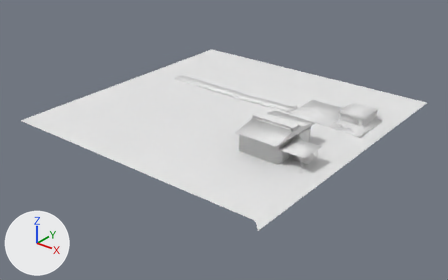
One commit to the Blender file models/blender/surface_with_r_city.blend: the scene before it, then after it.
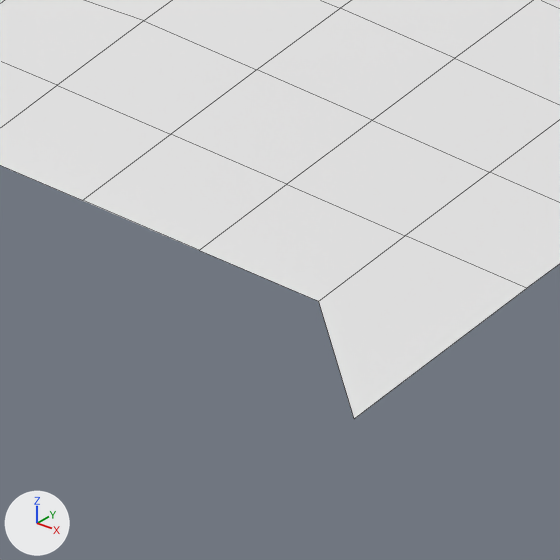
There are two pictures of each version: one whole from a camera (50 mm lens) standing at (9.73, -12.46, 6.77) and looking at (0.21, -0.56, -0.6), one close up on the part from 51% to 62% of the width and 70% to 87% of the height. The lights are fixed; the arrows at lower left show +X, +Y and +Z. The close-ups show mesh edges as thin lines.
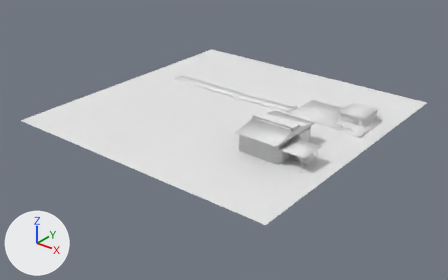
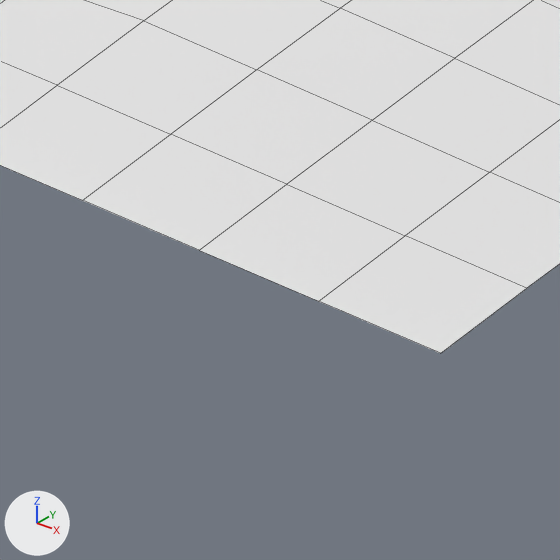
Location of each change, (x1, y1, x2, y2) in pixels of the close-ups (560 x 560 px; the box of a moved part takes in the faces that stretch with it):
'Plane', reshaped
    before: (0, 0, 560, 419)
    after: (0, 0, 560, 353)
part 1 of me_plane, moved or reshaped
    before: (319, 236, 527, 419)
    after: (319, 236, 527, 353)

Edits to the bpy script that builds the scene:
```text
Change me_plane:
    where me_plane.from_pydata(...)  # 1877 vertices, 1707 faces; spans x -4.0..4.0, y -4.25..4.0, z -0.08..0.81
    used by ob_plane; location = (0.0, 0.0, 0.0)
    me_plane part 1
    me_plane.vertices[75].co: (4.0, -4.25, 0.0) -> (4.0, -4.0, 0.0)  # pixel (354, 418) -> pixel (440, 353)
```
